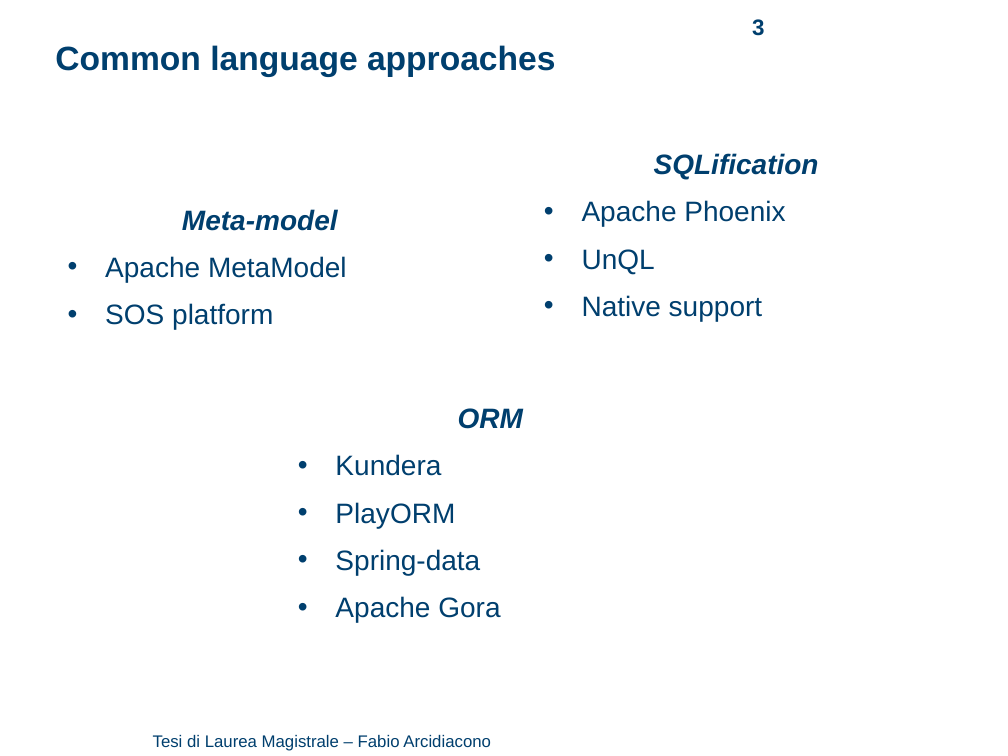
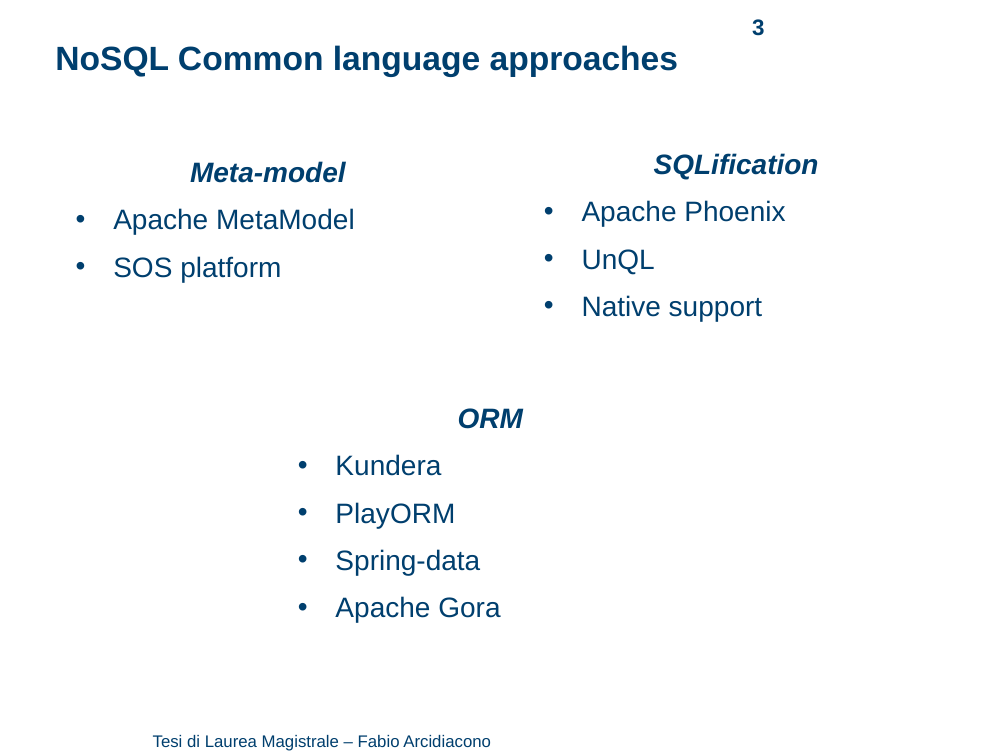
Before and after one commit to arci/thesis, a slide deck: slide 3 of presentation/ThesisPresentation.ppt. Drawn at 1008x756 pixels with LibreOffice and Linux fonts; fonts in the diff are those of the drawing; background and template pictures are left out. Boxes give left, top, right and bottom in pixels: in the first picture for what was removed or moved away, otherwise in the second. Text is boxed around its words. In the diff, an @@ line names an element or a change of style, - is before the commit and + after.

```diff
--- a/presentation/ThesisPresentation.ppt
+++ b/presentation/ThesisPresentation.ppt
@@ text at (x1=55, y1=45, x2=679, y2=77): text changed @@
-Common language approaches
+NoSQL Common language approaches
@@ text "Meta-model" moved from (x1=105, y1=209, x2=347, y2=329) to (x1=113, y1=161, x2=355, y2=282) @@
```
Also in this commit, not shown: 11 other slides changed, 12 slides added, 1 slide removed, 14 other files.
